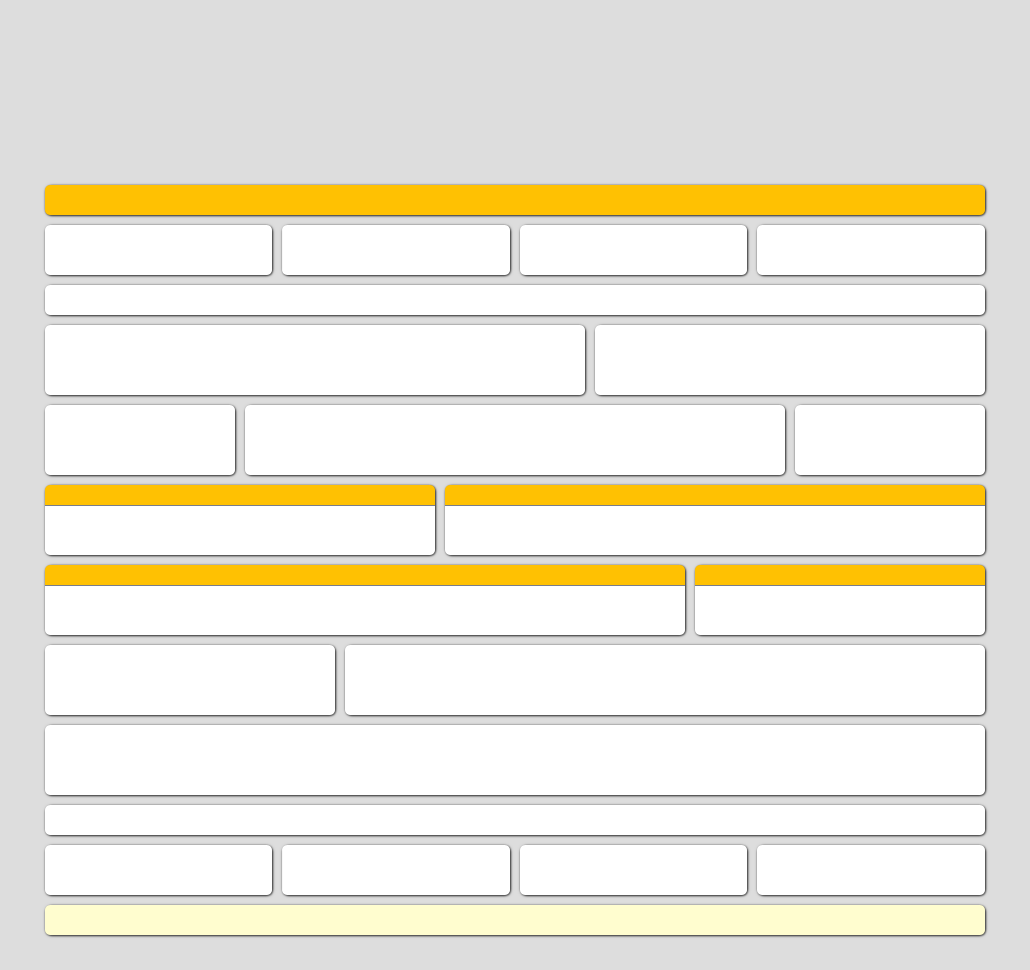
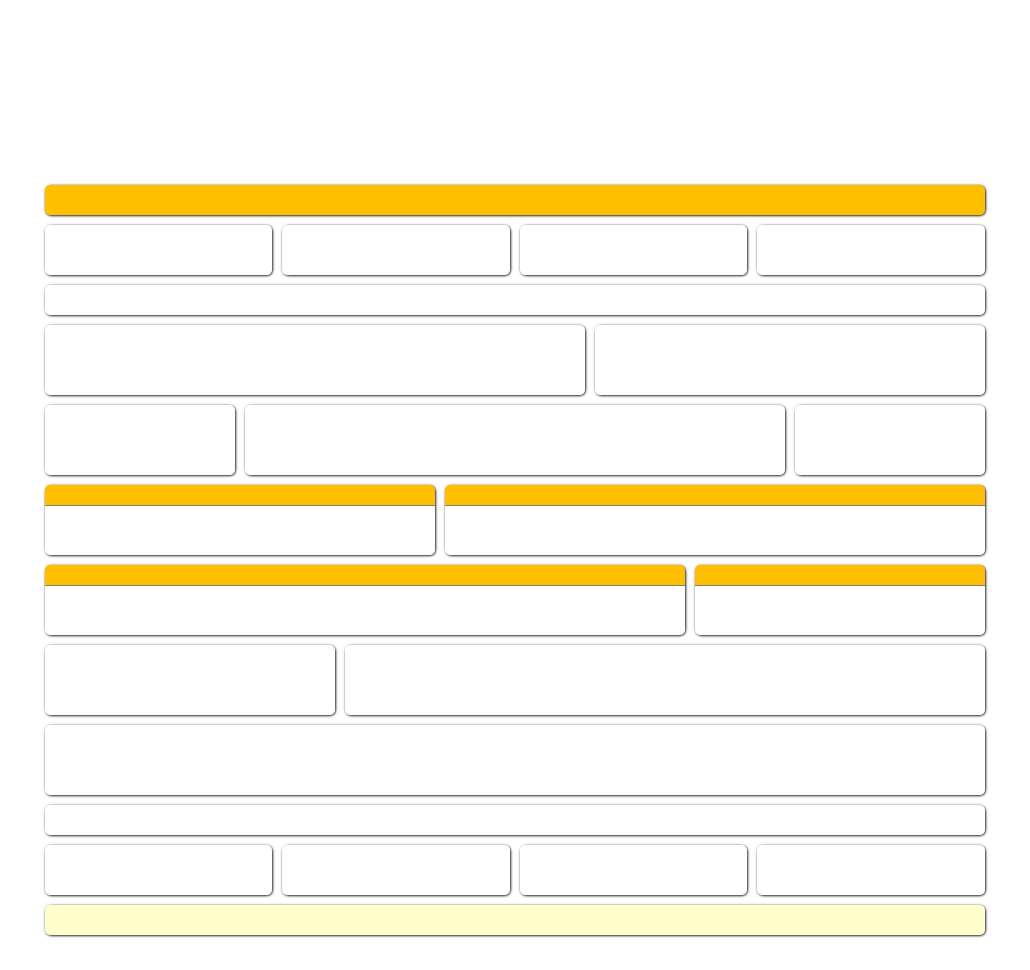
Two versions of the same layered image (1030x970). Layer-by-layer changes:
painted on "navbar" over [45,185,985,215]
painted on "footer" over [45,905,985,935]
painted on "Background" over [0,0,1030,970]
